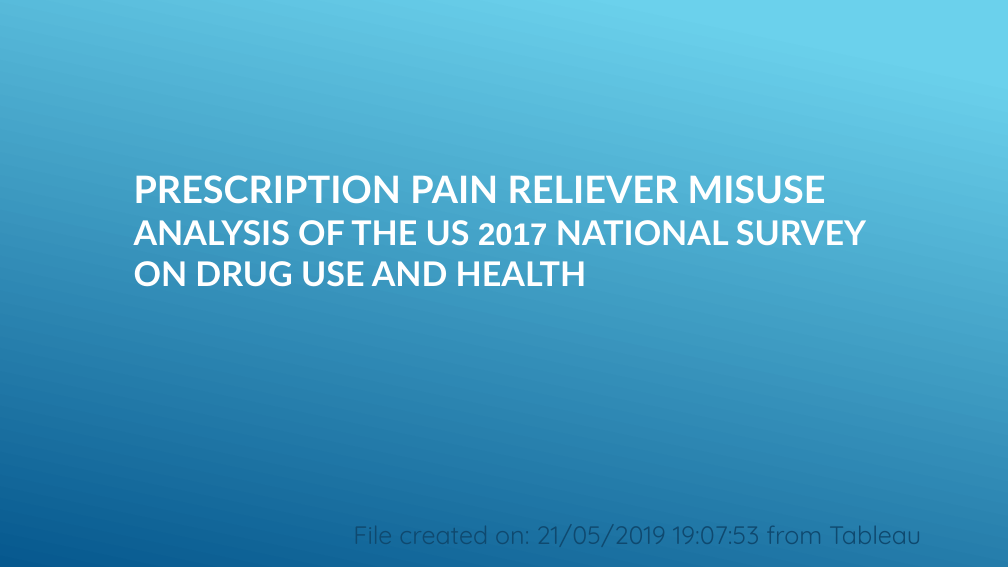
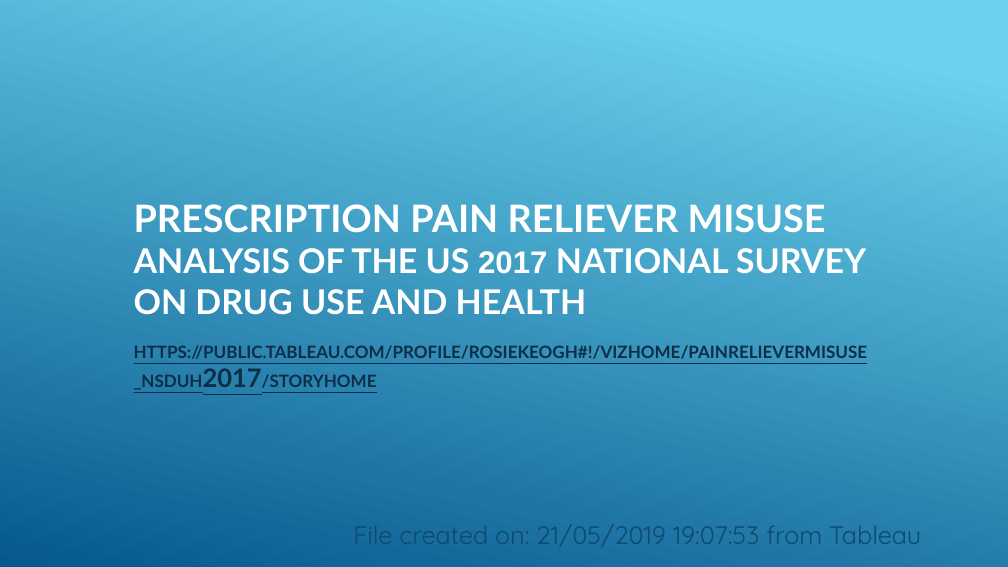
Before and after one commit to rkok3210/DT265AProject, a slide deck: slide 1 of PainRelieverMisuse_NSDUH2017.pptx. Drawn at 1008x567 pixels with LibreOffice and Linux fonts; fonts in the diff are those of the drawing. Boxes give left, top, right and bottom in pixels: in the first picture for what was removed or moved away, otherwise in the second. Text is boxed around its words. In the diff, an @@ line names an element or a change of style, - is before the commit and + after.

```diff
--- a/PainRelieverMisuse_NSDUH2017.pptx
+++ b/PainRelieverMisuse_NSDUH2017.pptx
@@ title at bbox=[134, 204, 868, 388]: text changed; size 32.4 to 16.2 pt; text colour #FFFFFF to #0D2E46 @@
-PRESCRIPTION PAIN RELIEVER MISUSE
-ANALYSIS OF THE US 2017 NATIONAL SURVEY ON DRUG USE AND HEALTH
+PRESCRIPTION PAIN RELIEVER MISUSE
+ANALYSIS OF THE US 2017 NATIONAL SURVEY ON DRUG USE AND HEALTH
+HTTPS://PUBLIC.TABLEAU.COM/PROFILE/ROSIEKEOGH#!/VIZHOME/PAINRELIEVERMISUSE_NSDUH2017/STORYHOME
```
